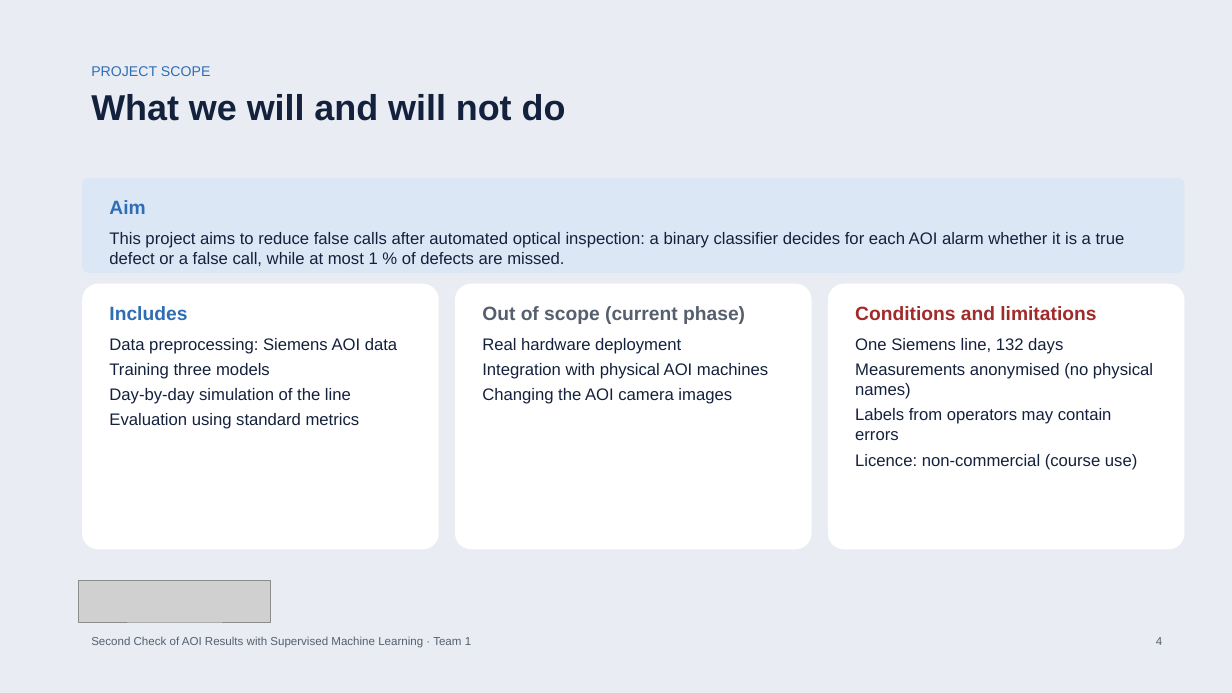
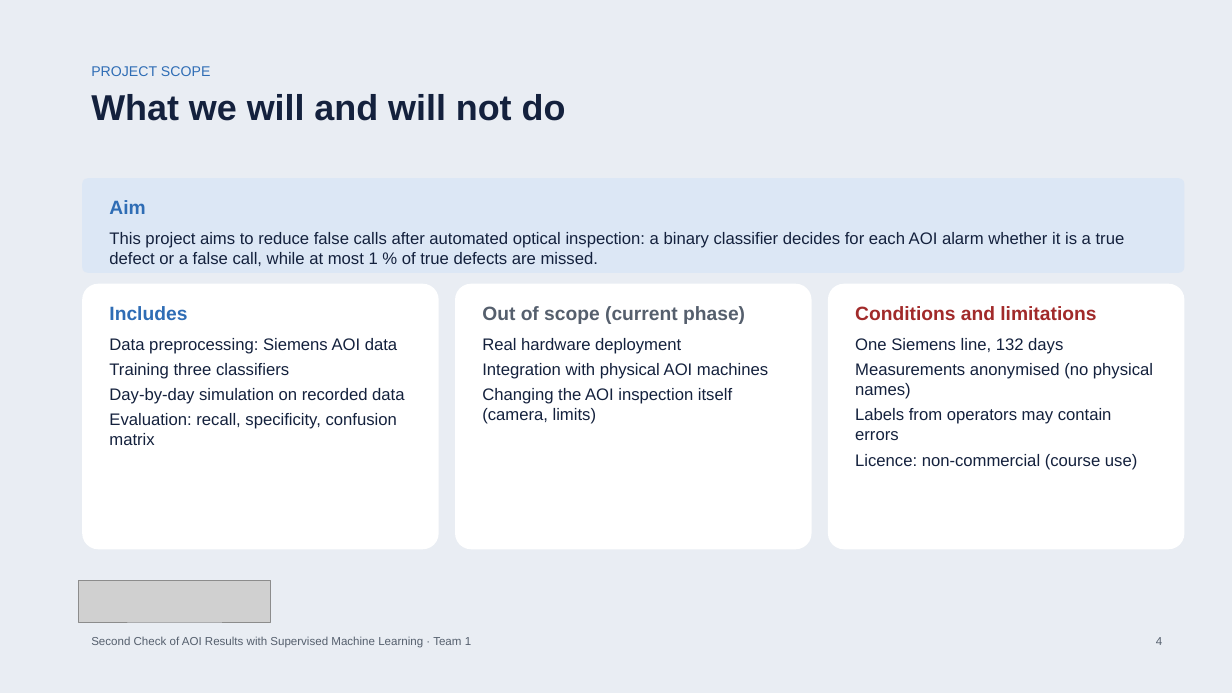
Before and after one commit to bodhi584/aoi-decision-gate, a slide deck: slide 4 of docs/slides_revised_topic.pptx. Drawn at 1232x693 pixels with LibreOffice and Linux fonts; fonts in the diff are those of the drawing; grey boxes stand for pictures. Boxes give left, top, right and bottom in pixels: in the first picture for what was removed or moved away, otherwise in the second. Text is boxed around its words. In the diff, an @@ line names an element or a change of style, - is before the commit and + after.

Commit message:
Precise scope and metrics: recall and specificity of the binary classification

```diff
--- a/docs/slides_revised_topic.pptx
+++ b/docs/slides_revised_topic.pptx
@@ text at [109, 232, 1125, 266]: text changed @@
-This project aims to reduce false calls after automated optical inspection: a binary classifier decides for each AOI alarm whether it is a true defect or a false call, while at most 1 % of defects are missed.
+This project aims to reduce false calls after automated optical inspection: a binary classifier decides for each AOI alarm whether it is a true defect or a false call, while at most 1 % of true defects are missed.
@@ text at [109, 363, 404, 445]: text changed @@
-Training three models
-Day-by-day simulation of the line
-Evaluation using standard metrics
+Training three classifiers
+Day-by-day simulation on recorded data
+Evaluation: recall, specificity, confusion matrix
@@ text at [482, 388, 732, 424]: text changed @@
-Changing the AOI camera images
+Changing the AOI inspection itself (camera, limits)
```
Also in this commit, not shown: 10 other slides changed, 7 other files.
